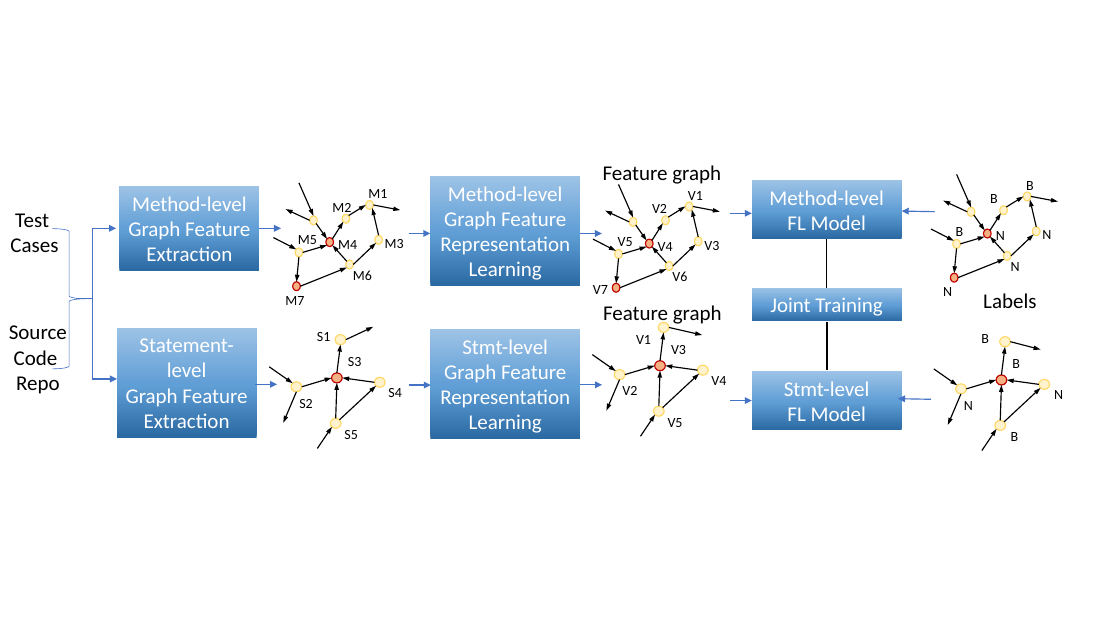
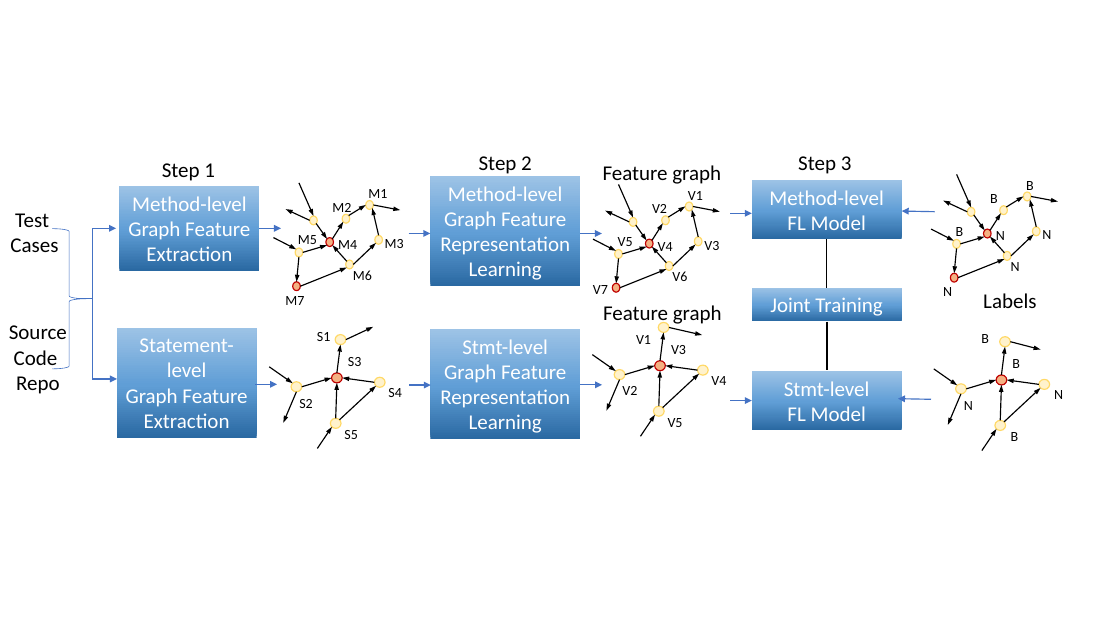
Before and after one commit to tien-n-nguyen/fixlocator, a slide deck: slide 1 of Figures.pptx. Drawn at 1120x630 pixels with LibreOffice and Linux fonts; fonts in the diff are those of the drawing. Boxes give left, top, right and bottom in pixels: in the first picture for what was removed or moved away, otherwise in the second. Text is boxed around its words. In the diff, an @@ line names an element or a change of style, - is before the commit and + after.

```diff
--- a/Figures.pptx
+++ b/Figures.pptx
@@ text added at <box>162,163,215,181</box>, 18 pt, text #000000 @@
+Step 1
@@ text added at <box>479,156,532,174</box>, 18 pt, text #000000 @@
+Step 2
@@ text added at <box>798,156,852,174</box>, 18 pt, text #000000 @@
+Step 3
```
Also in this commit, not shown: 1 other slide changed, 3 other files.
